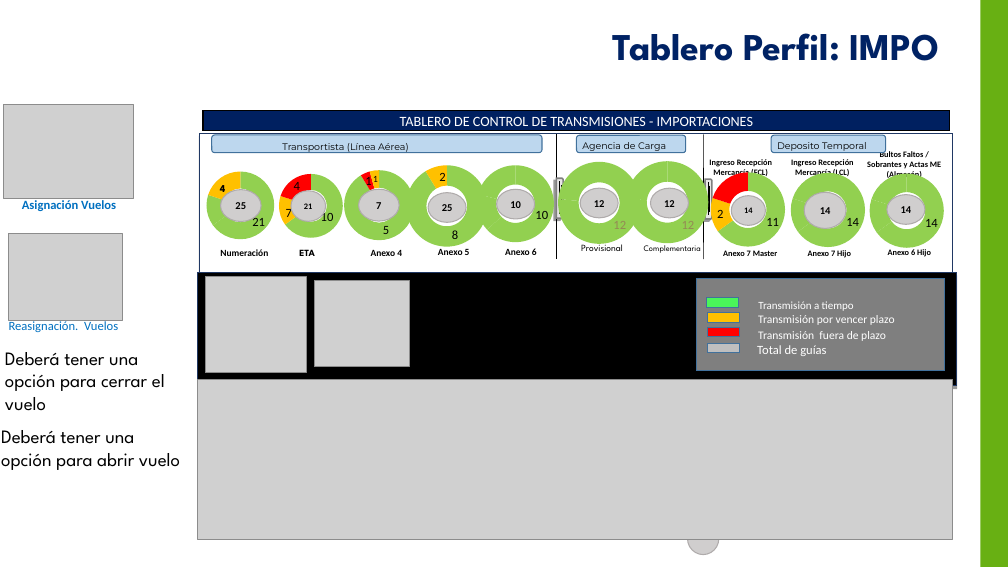
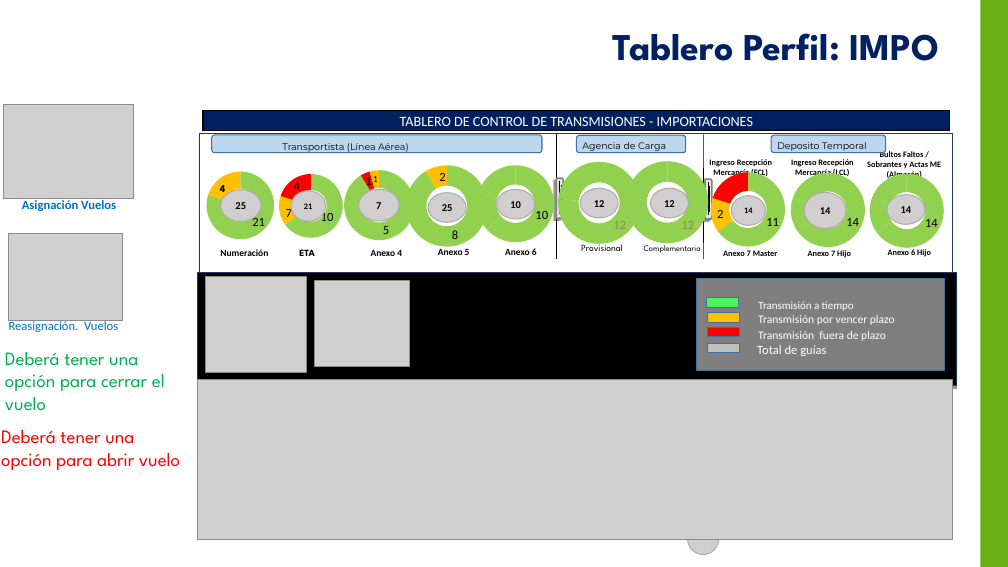
Before and after one commit to yahck/pyTransmisionesTalma, a slide deck: slide 12 of Documentos/ControlTransmisionesV1.0.pptx (slide 11 before the commit). Drawn at 1008x567 pixels with LibreOffice and Linux fonts; fonts in the diff are those of the drawing; grey boxes stand for pictures; background and template pictures are left out. Boxes give left, top, right and bottom in pixels: in the first picture for what was removed or moved away, otherwise in the second. Text is boxed around its words. In the diff, an @@ line names an element or a change of style, - is before the commit and + after.

```diff
--- a/Documentos/ControlTransmisionesV1.0.pptx
+++ b/Documentos/ControlTransmisionesV1.0.pptx
@@ text "Deberá tener una opción para ..." at bbox=[5, 352, 165, 411]: text colour #000000 to #00B050 @@
@@ text "Deberá tener una opción para ..." at bbox=[1, 430, 180, 470]: text colour #000000 to #FF0000 @@
```
Also in this commit, not shown: 1 other slide changed, 2 slides added, 3 other files.
